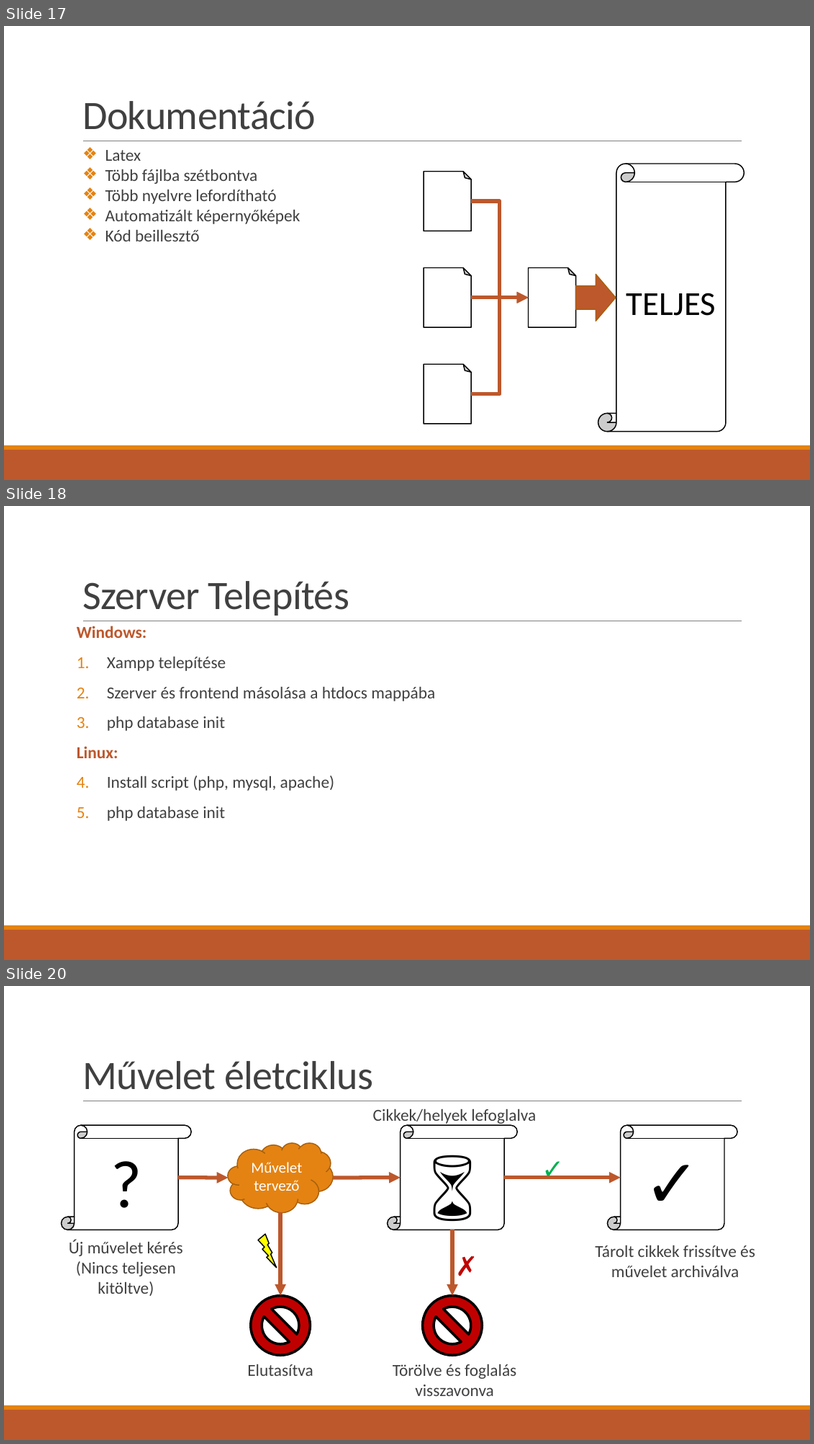
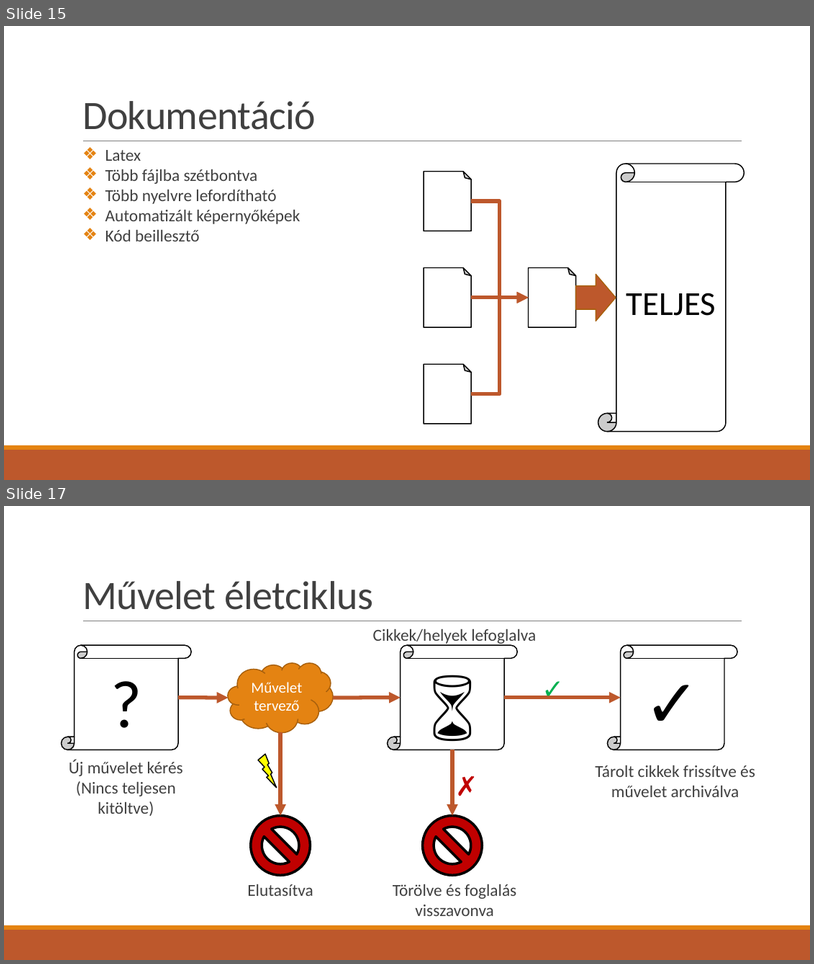
Before and after one commit to KissKolos/Easy-Inventory, a slide deck: bemutató.pptx. Shown one above the other, each under a label of ours: slides 17, 18 and 20 before the commit, slides 15 and 17 after it; the slides between them are not shown. The pictures are 814x1444 and 814x964 pixels, drawn with LibreOffice and Linux fonts; fonts in the diff are those of the drawing. Boxes give left, top, right and bottom in pixels: in the first picture for what was removed or moved away, otherwise in the second. Text is boxed around its words. In the diff, an @@ line names an element or a change of style, - is before the commit and + after.

```diff
--- a/bemutató.pptx
+++ b/bemutató.pptx
@@ slide 18 removed at (x1=4, y1=506, x2=810, y2=960), background #FFFFFF; not listed: 3 template elements that a slide beside it also shows @@
@@ title removed at (x1=82, y1=581, x2=350, y2=615) @@
-Szerver Telepítés
@@ text removed at (x1=77, y1=626, x2=435, y2=821) @@
-Windows:
-1. Xampp telepítése
-2. Szerver és frontend másolása a htdocs mappába
-3. php database init
-Linux:
-1. Install script (php, mysql, apache)
-2. php database init
@@ what was slide 17 is now slide 15 @@
@@ what was slide 20 is now slide 17 @@
```
Also in this commit, not shown: 13 slides changed, 4 slides added, 4 other slides removed, 2 other files.
